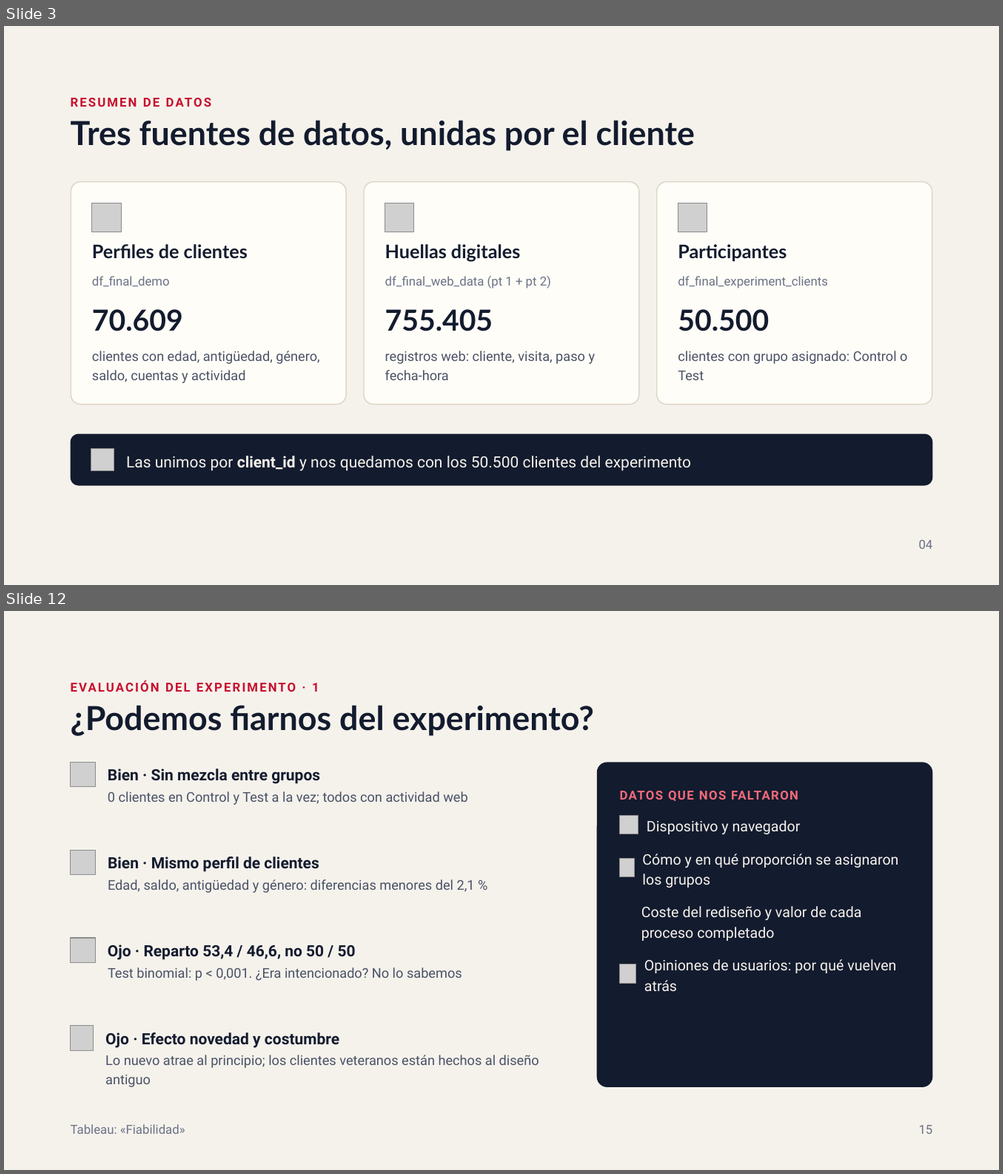
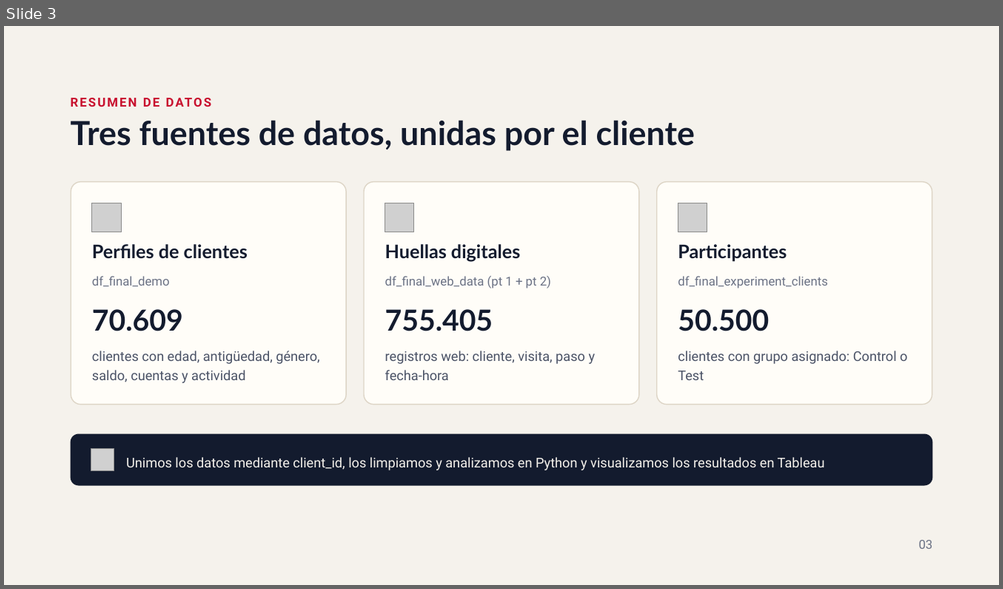
Before and after one commit to beafernandez22/Project_Vanguard_ab_Test, a slide deck: outputs/Vanguard_Presentación.pptx. Shown one above the other, each under a label of ours: slides 3 and 12 before the commit, slide 3 after it; the slides between them are not shown. The pictures are 1003x1174 and 1003x589 pixels, drawn with LibreOffice and Linux fonts; fonts in the diff are those of the drawing; grey boxes stand for pictures; background and template pictures are left out. Boxes give left, top, right and bottom in pixels: in the first picture for what was removed or moved away, otherwise in the second. Text is boxed around its words. In the diff, an @@ line names an element or a change of style, - is before the commit and + after.

```diff
--- a/outputs/Vanguard_Presentación.pptx
+++ b/outputs/Vanguard_Presentación.pptx
@@ slide 12 removed at (x1=4, y1=611, x2=999, y2=1170), background #F5F2EC @@
@@ title removed at (x1=71, y1=705, x2=331, y2=736) @@
-¿Podemos fiarnos del experimento?
@@ text removed at (x1=339, y1=705, x2=594, y2=736) @@
-EVALUACIÓN DEL EXPERIMENTO · 1
@@ picture removed at (x1=71, y1=763, x2=95, y2=787) @@
@@ rounded rectangle removed at (x1=597, y1=763, x2=932, y2=1088) @@
@@ text removed at (x1=108, y1=769, x2=320, y2=784) @@
-Bien · Sin mezcla entre grupos
@@ text removed at (x1=108, y1=792, x2=467, y2=805) @@
-0 clientes en Control y Test a la vez; todos con actividad web
@@ text removed at (x1=620, y1=791, x2=798, y2=801) @@
-DATOS QUE NOS FALTARON
@@ picture removed at (x1=620, y1=815, x2=638, y2=834) @@
@@ text removed at (x1=646, y1=820, x2=800, y2=834) @@
-Dispositivo y navegador
@@ picture removed at (x1=71, y1=851, x2=95, y2=875) @@
@@ text removed at (x1=642, y1=854, x2=899, y2=888) @@
-Cómo y en qué proporción se asignaron los grupos
@@ text removed at (x1=108, y1=857, x2=318, y2=872) @@
-Bien · Mismo perfil de clientes
@@ picture removed at (x1=620, y1=859, x2=634, y2=877) @@
@@ text removed at (x1=108, y1=880, x2=475, y2=893) @@
-Edad, saldo, antigüedad y género: diferencias menores del 2,1 %
@@ text removed at (x1=641, y1=906, x2=862, y2=941) @@
-Coste del rediseño y valor de cada proceso completado
@@ picture removed at (x1=71, y1=939, x2=95, y2=963) @@
@@ text removed at (x1=108, y1=945, x2=356, y2=960) @@
-Ojo · Reparto 53,4 / 46,6, no 50 / 50
@@ picture removed at (x1=620, y1=965, x2=636, y2=983) @@
@@ text removed at (x1=644, y1=960, x2=896, y2=991) @@
-Opiniones de usuarios: por qué vuelven atrás
@@ text removed at (x1=108, y1=968, x2=462, y2=981) @@
-Test binomial: p < 0,001. ¿Era intencionado? No lo sabemos
@@ picture removed at (x1=71, y1=1026, x2=94, y2=1051) @@
@@ text removed at (x1=105, y1=1033, x2=339, y2=1048) @@
-Ojo · Efecto novedad y costumbre
@@ text removed at (x1=105, y1=1055, x2=539, y2=1088) @@
-Lo nuevo atrae al principio; los clientes veteranos están hechos al diseño antiguo
@@ text removed at (x1=71, y1=1125, x2=185, y2=1134) @@
-Tableau: «Fiabilidad»
@@ text removed at (x1=919, y1=1125, x2=933, y2=1134) @@
-15
@@ slide 3 changed as well @@
@@ text at (x1=126, y1=457, x2=825, y2=471): text changed; size 15 to 13 pt @@
-Las unimos por client_id y nos quedamos con los 50.500 clientes del experimento
+Unimos los datos mediante client_id, los limpiamos y analizamos en Python y visualizamos los resultados en Tableau
@@ text at (x1=919, y1=540, x2=933, y2=549): text changed @@
-04
+03
```
Also in this commit, not shown: 3 other slides changed, 3 slides added, 11 other slides removed, 2 other files.
